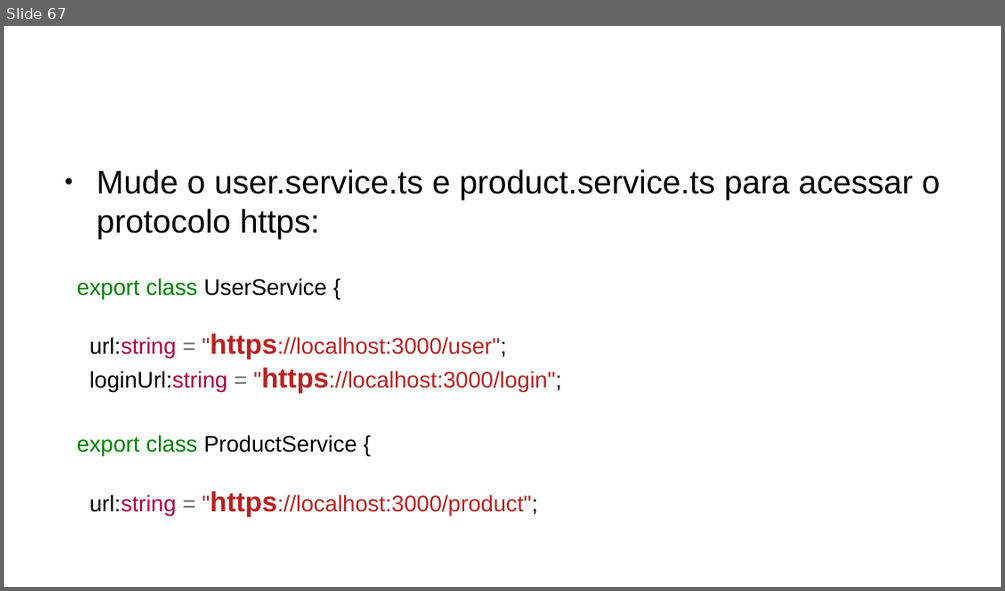
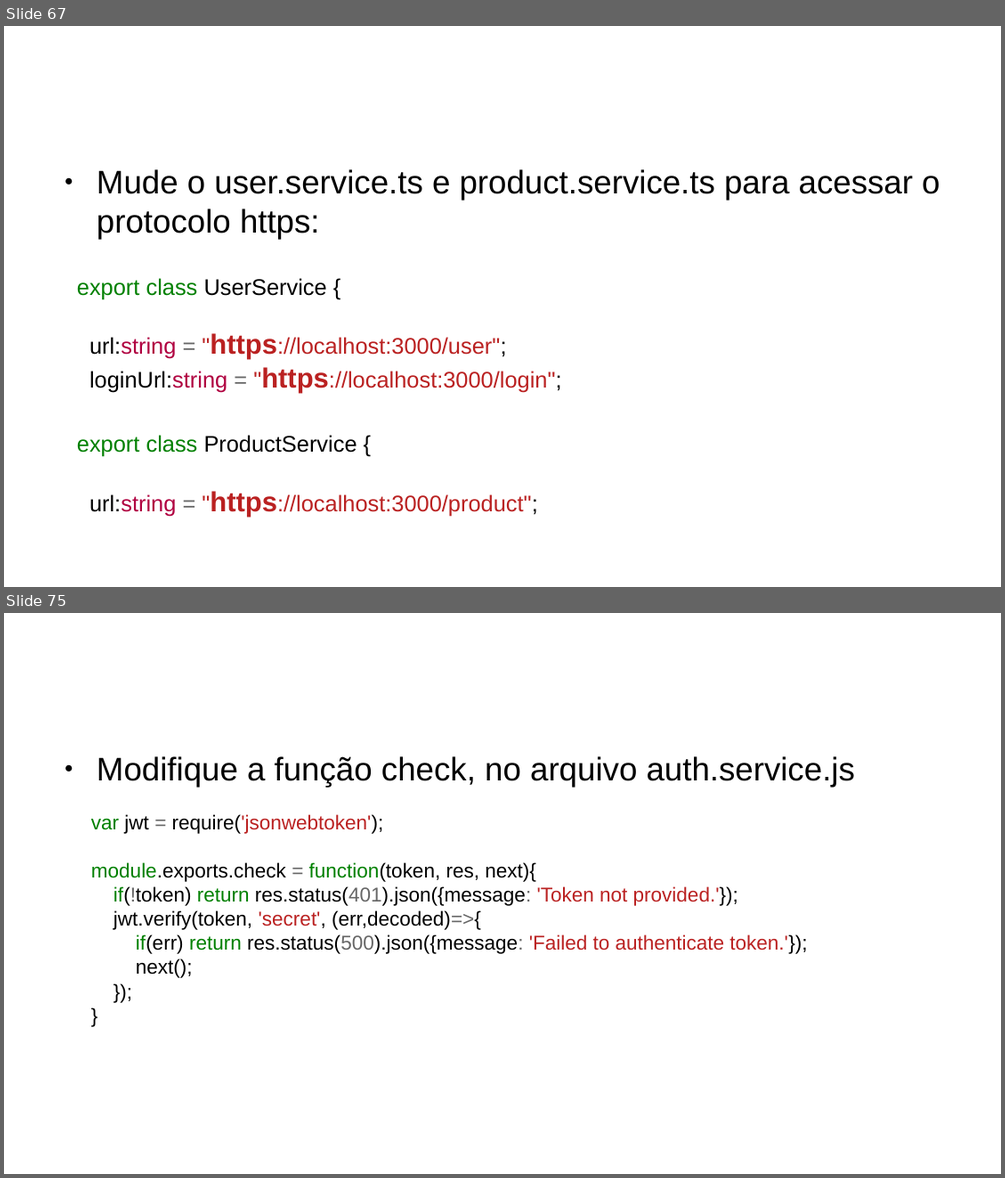
Before and after one commit to CCastro01/PIW-2019_1, a slide deck: SLIDES/14-Refatoração do Projeto CRUD.odp. Shown one above the other, each under a label of ours: slide 67 before the commit, slides 67 and 75 after it; the slides between them are not shown. The pictures are 1005x591 and 1005x1178 pixels, drawn with LibreOffice and Linux fonts; fonts in the diff are those of the drawing; background and template pictures are left out. Boxes give left, top, right and bottom in pixels: in the first picture for what was removed or moved away, otherwise in the second. Text is boxed around its words. In the diff, an @@ line names an element or a change of style, - is before the commit and + after.

```diff
--- a/SLIDES/14-Refatoração do Projeto CRUD.odp
+++ b/SLIDES/14-Refatoração do Projeto CRUD.odp
@@ slide 75 added at (x1=4, y1=613, x2=1001, y2=1174), background #FFFFFF @@
@@ text added at (x1=97, y1=756, x2=855, y2=787), 26 pt, text #000000 @@
+● Modifique a função check, no arquivo auth.service.js
@@ title added at (x1=485, y1=763, x2=521, y2=781), 35.7 pt, text #FFFFFF @@
+Middleware no Express
@@ text added at (x1=91, y1=814, x2=807, y2=978), 16 pt, text #000000 @@
+var jwt = require('jsonwebtoken');
+module.exports.check = function(token, res, next){
+if(!token) return res.status(401).json({message: 'Token not provided.'});
+jwt.verify(token, 'secret', (err,decoded)=>{
+if(err) return res.status(500).json({message: 'Failed to authenticate token.'});
+next();
+});
+}
```
Also in this commit, not shown: 8 other slides added, 18 other files.
